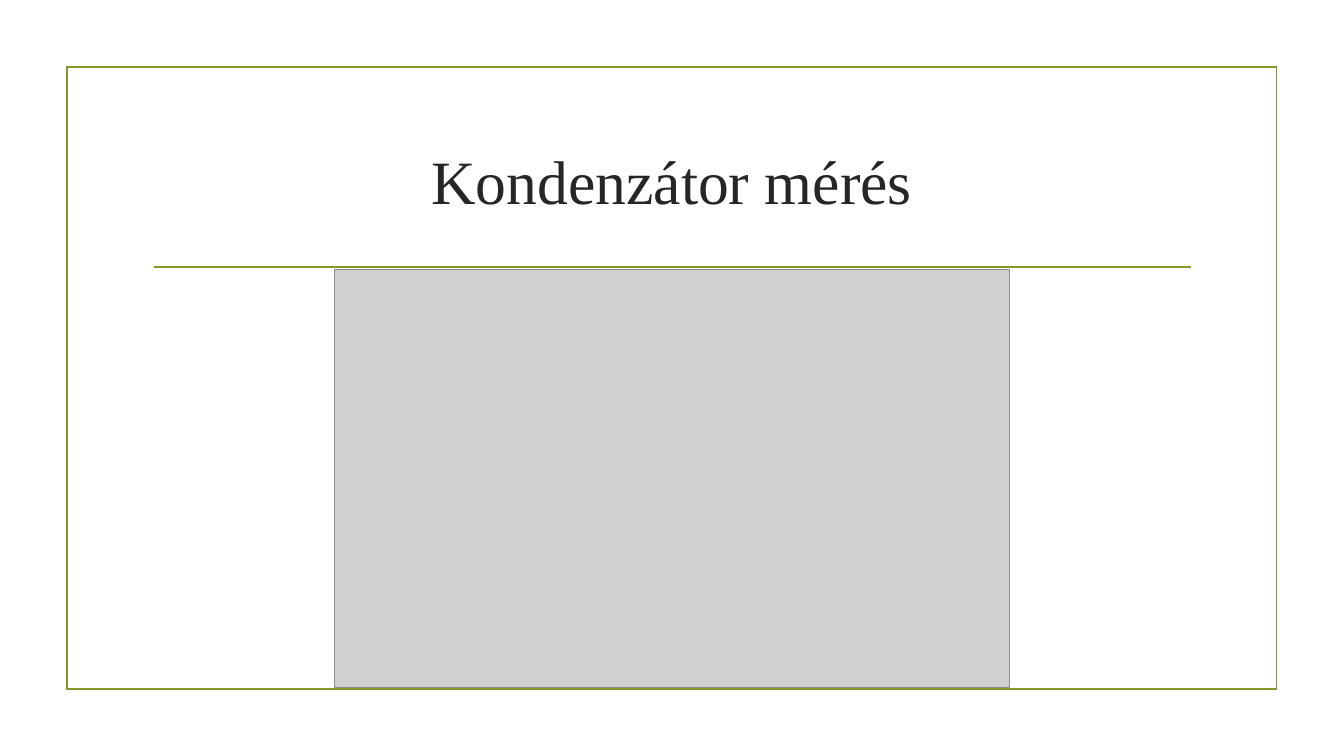
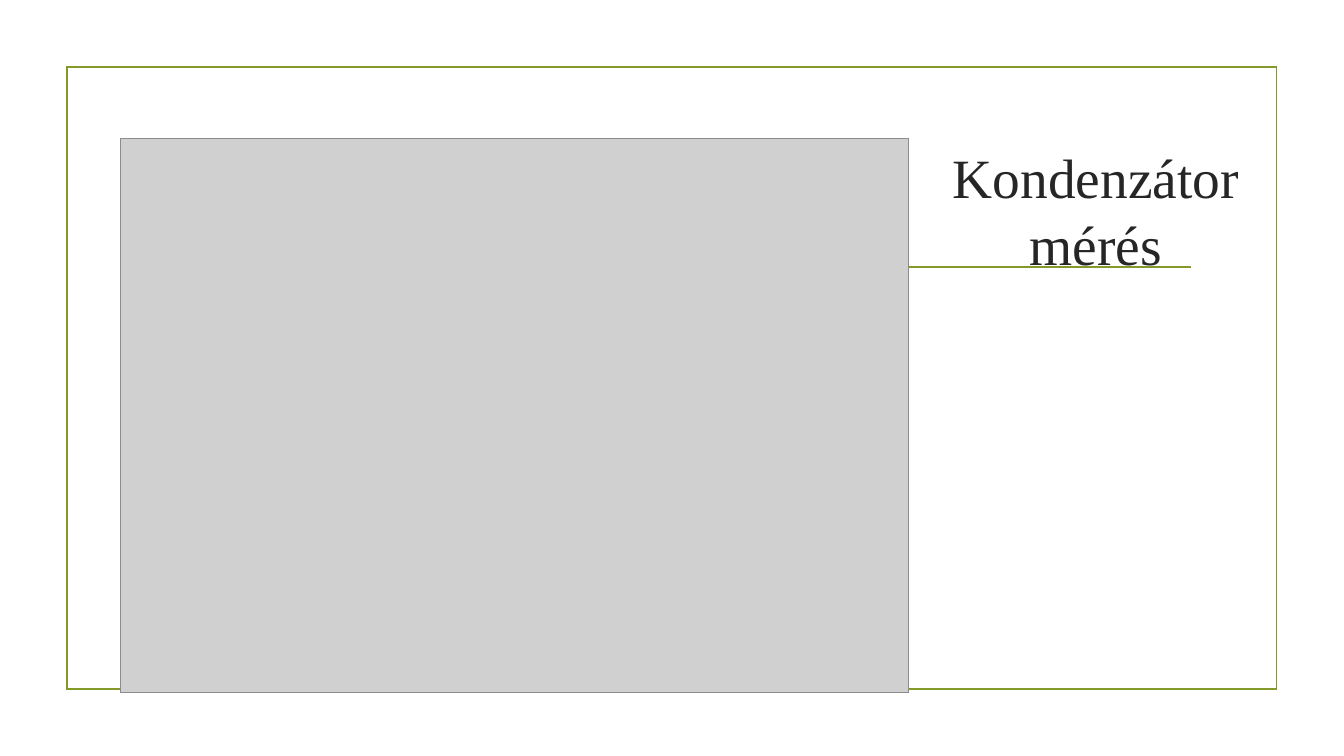
Before and after one commit to LukacsBotond/Allamvizsga, a slide deck: slide 15 of Doc/Lukacs_Botond_prezentacio.pptx (slide 10 before the commit). Drawn at 1344x756 pixels with LibreOffice and Linux fonts; fonts in the diff are those of the drawing; grey boxes stand for pictures; background and template pictures are left out. Boxes give left, top, right and bottom in pixels: in the first picture for what was removed or moved away, otherwise in the second. Text is boxed around its words. In the diff, an @@ line names an element or a change of style, - is before the commit and + after.

```diff
--- a/Doc/Lukacs_Botond_prezentacio.pptx
+++ b/Doc/Lukacs_Botond_prezentacio.pptx
@@ picture: place and size @@
-picture at box(335, 270, 1010, 688)
+picture at box(121, 138, 909, 693)
@@ title "Kondenzátor mérés": place and size @@
-title "Kondenzátor mérés" at box(431, 161, 912, 205)
+title "Kondenzátor mérés" at box(953, 159, 1239, 268)
@@ title "Kondenzátor mérés" at box(953, 159, 1239, 268): size 44 to 39.6 pt @@
```
Also in this commit, not shown: 4 other slides changed, 5 slides added, 4 other files.
